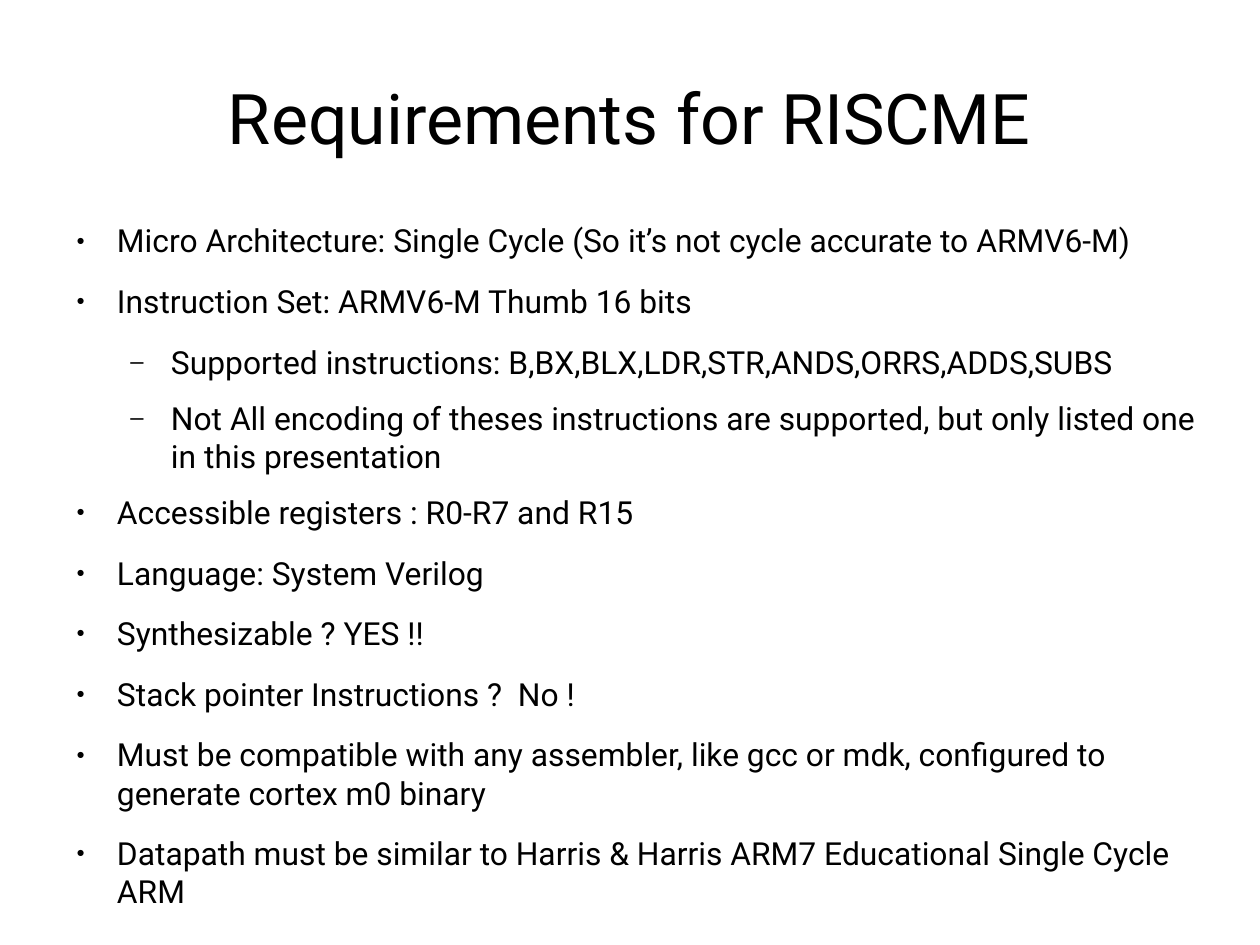
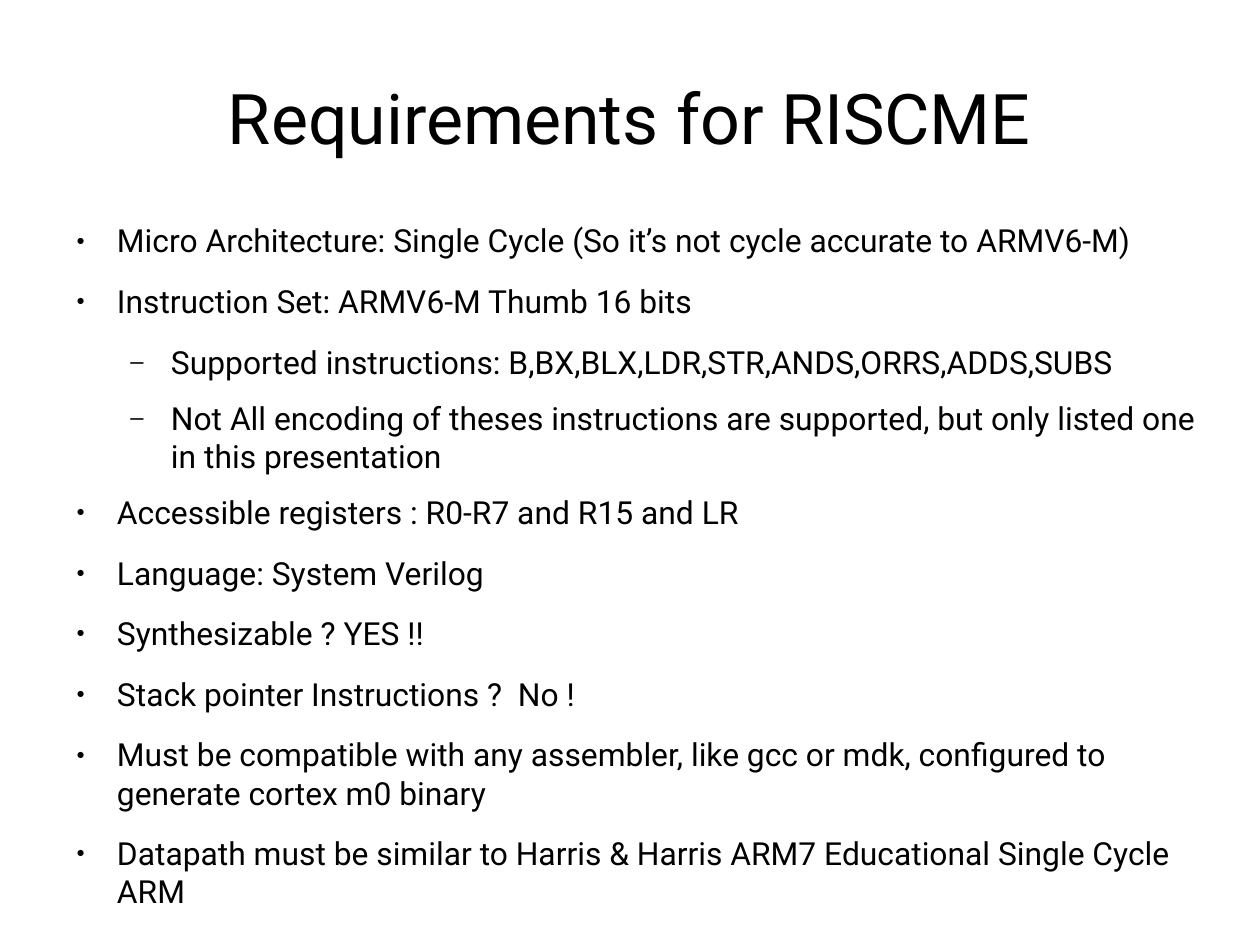
Before and after one commit to jardelufc/RISCME, a slide deck: slide 2 of docs/RISCME..pptx. Drawn at 1260x945 pixels with LibreOffice and Linux fonts; fonts in the diff are those of the drawing. Boxes give left, top, right and bottom in pixels: in the first picture for what was removed or moved away, otherwise in the second. Text is boxed around its words. In the diff, an @@ line names an element or a change of style, - is before the commit and + after.

Commit message:
Requirements definition

```diff
--- a/docs/RISCME..pptx
+++ b/docs/RISCME..pptx
@@ text at bbox=[117, 500, 739, 531]: text changed @@
-● Accessible registers : R0-R7 and R15
+● Accessible registers : R0-R7 and R15 and LR
```
Also in this commit, not shown: 6 other slides changed, 2 slides removed, 1 other file.
